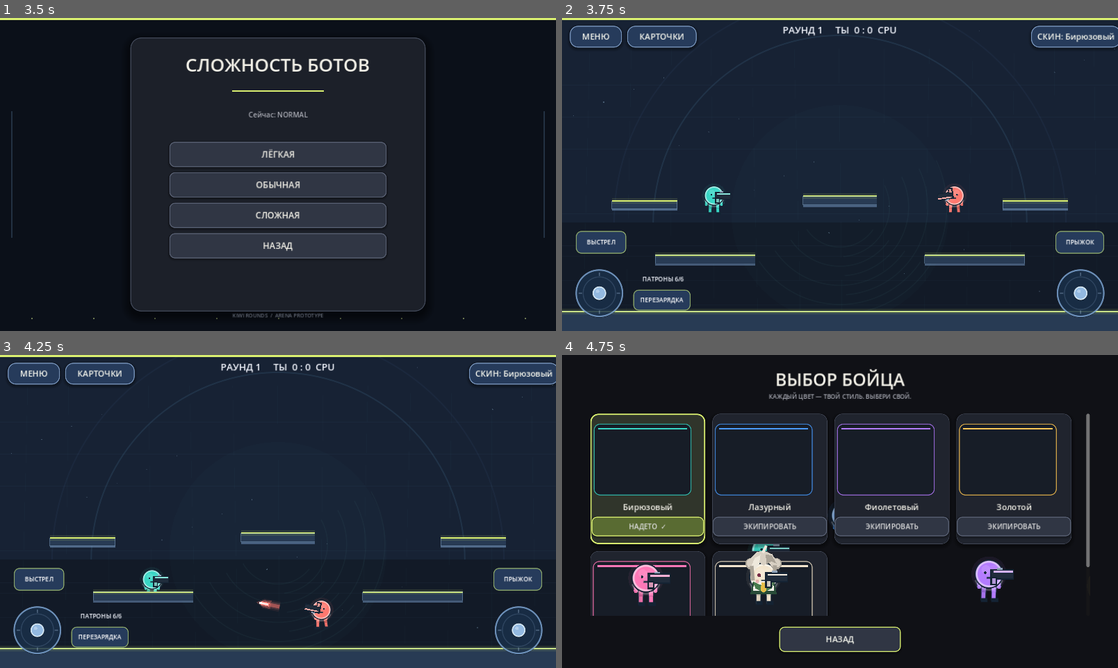
Above: before the commit, frames 1-4 (two rows, left to right).
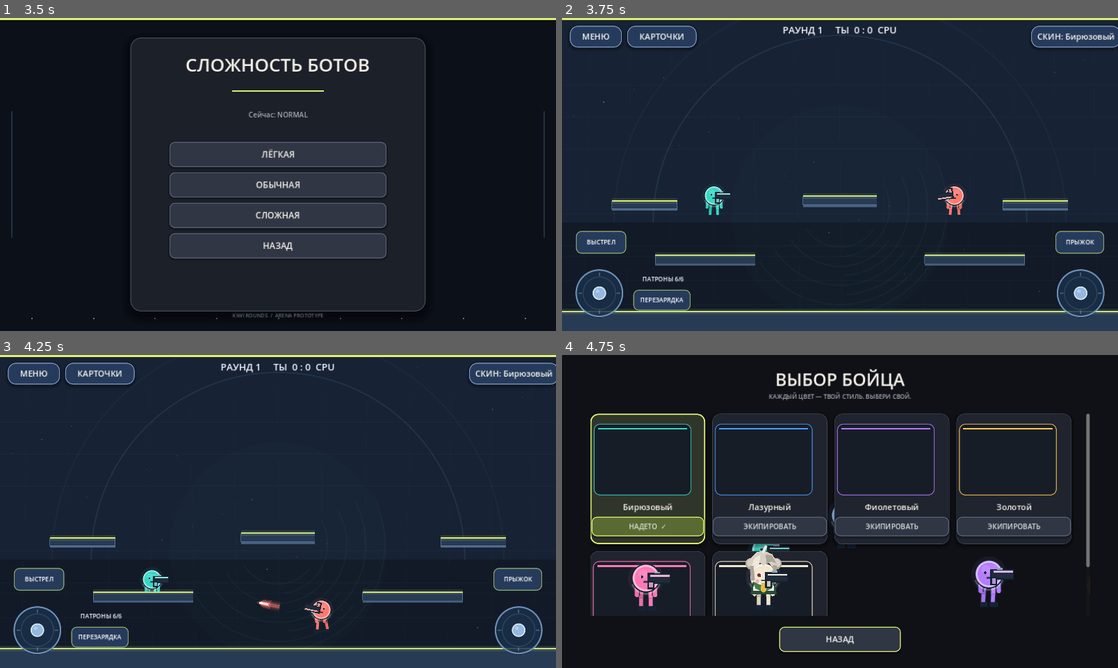
Above: after the commit, the same moments.

Repository: loslam-del/Kiwi-rounds
Game: Godot game, scene res://scenes/main.tscn
Two runs of this game, one before a commit and one after it. Both use one fixed random seed, a clock stepped at 60 frames per second and the inputs below.
Inputs:
- Up to frame 1 (3.5 s): click "ИГРАТЬ" at 0.5 s; click "ОНЛАЙН — ПОЗЖЕ" at 1.25 s; click "НАЗАД" at 2 s; click "ПРОТИВ БОТОВ" at 2.75 s
- Up to frame 2 (3.75 s): click "ЛЁГКАЯ" at 3.5 s
- Up to frame 3 (4.25 s): no input
- Up to frame 4 (4.75 s): click "СКИН: Бирюзовый" at 4.25 s

Frame 1 is identical in both runs. In frame 2, less than 0.1% of the frame differs, in the area x 25-73%, y 58-64%; in frame 3, less than 0.1%; in frame 4, 0.3%, in the area x 12-80%, y 53-81%.

Commit message:
Improve articulated character motion and hit reactions

Diff:
--- a/scripts/player.gd
+++ b/scripts/player.gd
@@ -198,40 +198,39 @@
         velocity.y = minf(velocity.y, 270.0)
     queue_redraw()
 func _step_limb_physics(delta: float, horizontal_acceleration: float) -> void:
-    # Gravity pulls each limb down; acceleration and movement swing them.
-    # Spring torque keeps the joints near a natural pose without locking them.
-    var walk_drive := move_input * (1.0 if is_on_floor() else 0.25)
-    var jump_drive := clampf(-velocity.y / 900.0, -0.8, 0.8)
-    var arm_target_back := -walk_drive * 0.62 - jump_drive * 0.18
-    var arm_target_front := walk_drive * 0.62 - jump_drive * 0.18
-    var leg_target_back := walk_drive * 0.48 + jump_drive * 0.25
-    var leg_target_front := -walk_drive * 0.48 + jump_drive * 0.25
-    var accel_swing := clampf(horizontal_acceleration / 2200.0, -1.2, 1.2)
-
-    arm_back_angular_velocity += (arm_target_back - arm_back_angle) * 24.0 * delta
-    arm_front_angular_velocity += (arm_target_front - arm_front_angle) * 24.0 * delta
-    leg_back_angular_velocity += (leg_target_back - leg_back_angle) * 20.0 * delta
-    leg_front_angular_velocity += (leg_target_front - leg_front_angle) * 20.0 * delta
-
-    arm_back_angular_velocity += (-sin(arm_back_angle) * 4.0 - accel_swing * 1.2) * delta
-    arm_front_angular_velocity += (-sin(arm_front_angle) * 4.0 - accel_swing * 1.2) * delta
-    leg_back_angular_velocity += (-sin(leg_back_angle) * 4.8 + accel_swing * 0.9) * delta
-    leg_front_angular_velocity += (-sin(leg_front_angle) * 4.8 + accel_swing * 0.9) * delta
-
-    var damping := exp(-5.2 * delta)
-    arm_back_angular_velocity *= damping
-    arm_front_angular_velocity *= damping
-    leg_back_angular_velocity *= damping
-    leg_front_angular_velocity *= damping
-    arm_back_angle += arm_back_angular_velocity * delta
-    arm_front_angle += arm_front_angular_velocity * delta
-    leg_back_angle += leg_back_angular_velocity * delta
-    leg_front_angle += leg_front_angular_velocity * delta
-
-    arm_back_angle = clampf(arm_back_angle, -1.35, 1.35)
-    arm_front_angle = clampf(arm_front_angle, -1.35, 1.35)
-    leg_back_angle = clampf(leg_back_angle, -1.05, 1.05)
-    leg_front_angle = clampf(leg_front_angle, -1.05, 1.05)
+    # Angular spring model: omega=7 rad/s, damping ratio=0.9.
+    # Semi-implicit integration keeps the joints stable at normal mobile frame rates.
+    var walk_drive := move_input * (1.0 if is_on_floor() else 0.28)
+    var jump_drive := clampf(-velocity.y / 900.0, -0.85, 0.85)
+    var accel_swing := clampf(horizontal_acceleration / 2200.0, -1.25, 1.25)
+    var arm_back_target := -walk_drive * 0.72 - jump_drive * 0.22
+    var arm_front_target := walk_drive * 0.72 - jump_drive * 0.22
+    var leg_back_target := walk_drive * 0.62 + jump_drive * 0.30
+    var leg_front_target := -walk_drive * 0.62 + jump_drive * 0.30
+    var spring_k := 49.0
+    var damping_rate := 12.6
+
+    arm_back_angular_velocity += ((arm_back_target - arm_back_angle) * spring_k - arm_back_angular_velocity * damping_rate - sin(arm_back_angle) * 5.0 - accel_swing * 1.55) * delta
+    arm_front_angular_velocity += ((arm_front_target - arm_front_angle) * spring_k - arm_front_angular_velocity * damping_rate - sin(arm_front_angle) * 5.0 - accel_swing * 1.55) * delta
+    leg_back_angular_velocity += ((leg_back_target - leg_back_angle) * spring_k - leg_back_angular_velocity * damping_rate - sin(leg_back_angle) * 6.0 + accel_swing * 1.25) * delta
+    leg_front_angular_velocity += ((leg_front_target - leg_front_angle) * spring_k - leg_front_angular_velocity * damping_rate - sin(leg_front_angle) * 6.0 + accel_swing * 1.25) * delta
+
+    arm_back_angle = clampf(arm_back_angle + arm_back_angular_velocity * delta, -1.48, 1.48)
+    arm_front_angle = clampf(arm_front_angle + arm_front_angular_velocity * delta, -1.48, 1.48)
+    leg_back_angle = clampf(leg_back_angle + leg_back_angular_velocity * delta, -1.18, 1.18)
+    leg_front_angle = clampf(leg_front_angle + leg_front_angular_velocity * delta, -1.18, 1.18)
+
+
+func apply_hit_impulse(direction: Vector2, force: float) -> void:
+    var side := signf(direction.x)
+    if side == 0.0:
+        side = 1.0
+    var kick := clampf(force / 780.0, 0.45, 1.8)
+    arm_back_angular_velocity -= side * 3.8 * kick
+    arm_front_angular_velocity -= side * 4.6 * kick
+    leg_back_angular_velocity -= side * 2.2 * kick
+    leg_front_angular_velocity -= side * 2.8 * kick
+    hitstun_timer = maxf(hitstun_timer, 0.16)
 
 
 func _read_keyboard() -> void:
@@ -406,12 +405,12 @@
     draw_set_transform(Vector2.ZERO, 0.0, Vector2(facing, 1.0))
 
     # Physical, jointed-looking limbs with independent angular momentum.
-    var leg_len := 12.0
-    var arm_len := 10.0
-    var hip_back := Vector2(-8.0, 10.0)
-    var hip_front := Vector2(8.0, 10.0)
-    var shoulder_back := Vector2(-16.0, -7.0)
-    var shoulder_front := Vector2(15.0, -7.0)
+    var leg_len := 16.0
+    var arm_len := 14.0
+    var hip_back := Vector2(-7.5, 9.0)
+    var hip_front := Vector2(7.5, 9.0)
+    var shoulder_back := Vector2(-14.0, -8.0)
+    var shoulder_front := Vector2(14.0, -8.0)
     var knee_back := hip_back + Vector2(sin(leg_back_angle) * leg_len, cos(leg_back_angle) * leg_len)
     var knee_front := hip_front + Vector2(sin(leg_front_angle) * leg_len, cos(leg_front_angle) * leg_len)
     var foot_back := knee_back + Vector2(sin(leg_back_angle * 0.72) * leg_len, cos(leg_back_angle * 0.72) * leg_len)
@@ -420,12 +419,12 @@
     draw_line(hip_back, knee_back, body_color.darkened(0.18), 5.5, true)
     draw_line(knee_back, foot_back, outline, 8.0, true)
     draw_line(knee_back, foot_back, body_color.darkened(0.08), 5.0, true)
-    draw_line(foot_back + Vector2(-3, 0), foot_back + Vector2(6, 0), outline, 5.0, true)
+    draw_line(foot_back + Vector2(-4, 0), foot_back + Vector2(7, 0), outline, 6.5, true)
     draw_line(hip_front, knee_front, outline, 9.0, true)
     draw_line(hip_front, knee_front, body_color.lightened(0.08), 5.5, true)
     draw_line(knee_front, foot_front, outline, 8.0, true)
     draw_line(knee_front, foot_front, body_color, 5.0, true)
-    draw_line(foot_front + Vector2(-3, 0), foot_front + Vector2(7, 0), outline, 5.0, true)
+    draw_line(foot_front + Vector2(-4, 0), foot_front + Vector2(8, 0), outline, 6.5, true)
     draw_circle(hip_back, 4.0, body_color.darkened(0.15))
     draw_circle(hip_front, 4.0, body_color)
 
@@ -433,15 +432,15 @@
     var elbow_front := shoulder_front + Vector2(sin(arm_front_angle) * arm_len, cos(arm_front_angle) * arm_len)
     var hand_back := elbow_back + Vector2(sin(arm_back_angle * 0.8) * arm_len, cos(arm_back_angle * 0.8) * arm_len)
     var hand_front := elbow_front + Vector2(sin(arm_front_angle * 0.8) * arm_len, cos(arm_front_angle * 0.8) * arm_len)
-    draw_line(shoulder_back, elbow_back, outline, 8.5, true)
-    draw_line(shoulder_back, elbow_back, body_color.darkened(0.18), 5.0, true)
-    draw_line(elbow_back, hand_back, outline, 7.5, true)
-    draw_line(elbow_back, hand_back, body_color.darkened(0.08), 4.5, true)
+    draw_line(shoulder_back, elbow_back, outline, 9.5, true)
+    draw_line(shoulder_back, elbow_back, body_color.darkened(0.18), 6.0, true)
+    draw_line(elbow_back, hand_back, outline, 8.5, true)
+    draw_line(elbow_back, hand_back, body_color.darkened(0.08), 5.5, true)
     draw_circle(hand_back, 3.2, body_color.darkened(0.08))
-    draw_line(shoulder_front, elbow_front, outline, 8.5, true)
-    draw_line(shoulder_front, elbow_front, body_color.lightened(0.08), 5.0, true)
-    draw_line(elbow_front, hand_front, outline, 7.5, true)
-    draw_line(elbow_front, hand_front, body_color, 4.5, true)
+    draw_line(shoulder_front, elbow_front, outline, 9.5, true)
+    draw_line(shoulder_front, elbow_front, body_color.lightened(0.08), 6.0, true)
+    draw_line(elbow_front, hand_front, outline, 8.5, true)
+    draw_line(elbow_front, hand_front, body_color, 5.5, true)
     draw_circle(hand_front, 3.2, body_color)
     draw_circle(shoulder_back, 4.0, body_color.darkened(0.15))
     draw_circle(shoulder_front, 4.0, body_color)
